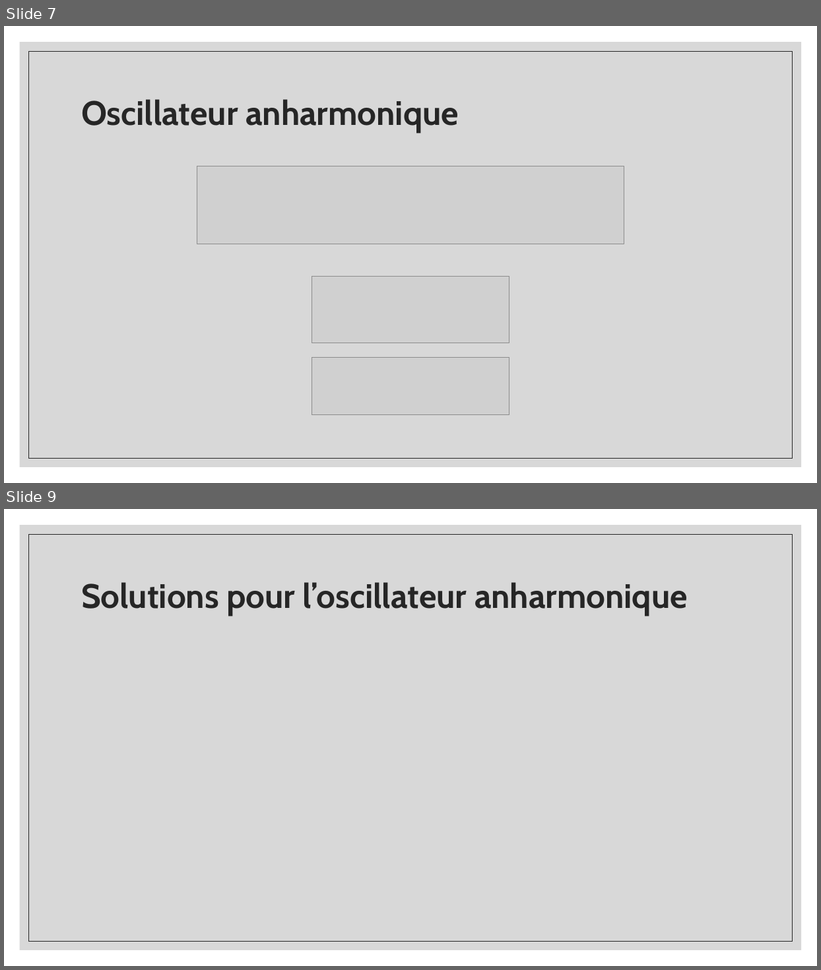
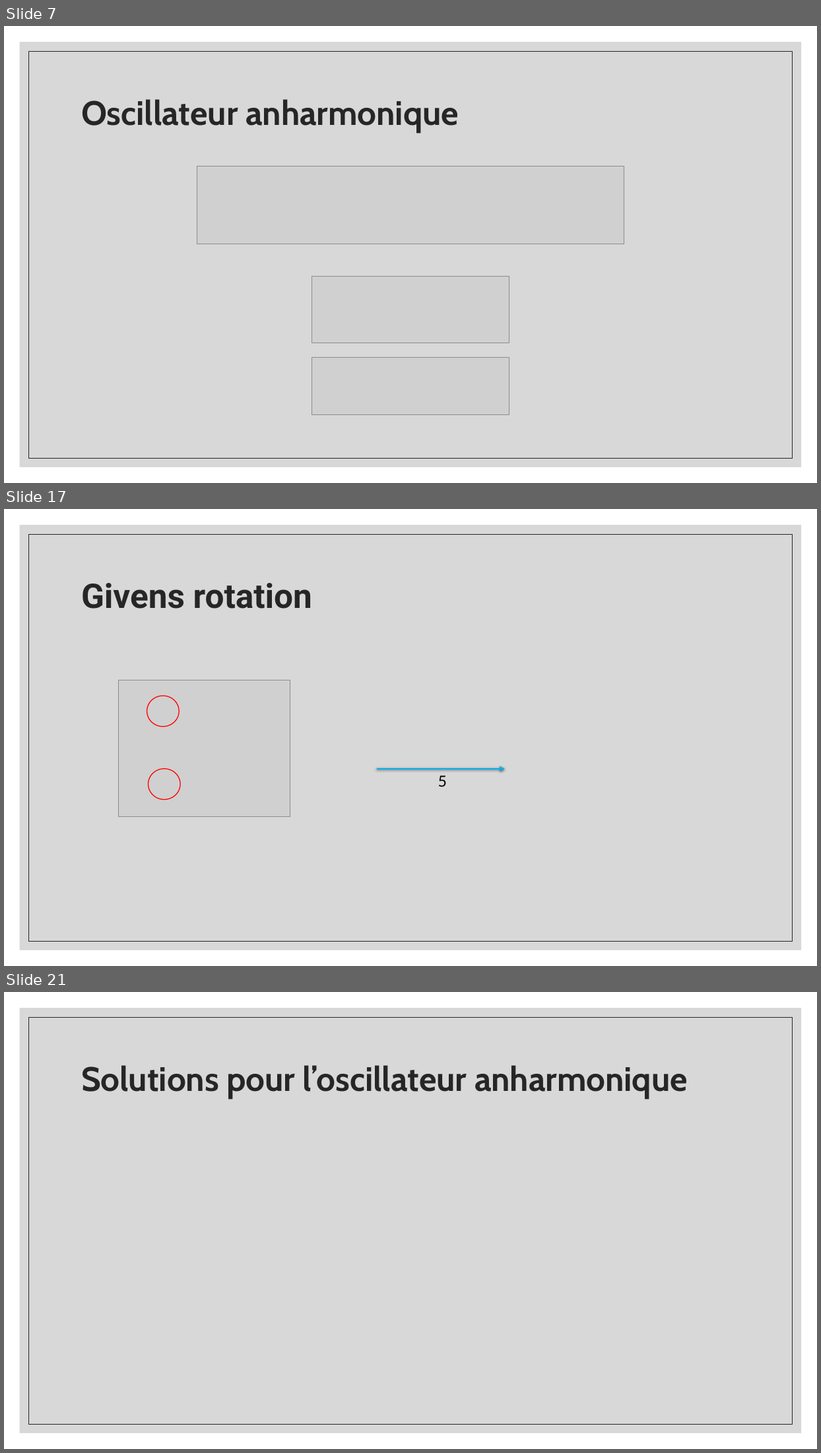
Before and after one commit to gahem1/Physique_Numerique, a slide deck: Solutions d’une équation aux valeurs propres.pptx. Shown one above the other, each under a label of ours: slides 7 and 9 before the commit, slides 7, 17 and 21 after it; the slides between them are not shown. The pictures are 821x970 and 821x1453 pixels, drawn with LibreOffice and Linux fonts; fonts in the diff are those of the drawing; grey boxes stand for pictures. Boxes give left, top, right and bottom in pixels: in the first picture for what was removed or moved away, otherwise in the second. Text is boxed around its words. In the diff, an @@ line names an element or a change of style, - is before the commit and + after.

Commit message:
givens

```diff
--- a/Solutions d’une équation aux valeurs propres.pptx
+++ b/Solutions d’une équation aux valeurs propres.pptx
@@ slide 17 added at [4, 509, 817, 966], background #FFFFFF; not listed: 2 template elements that a slide beside it also shows @@
@@ title added at [81, 583, 312, 609], 40 pt, text #262626, bold @@
+Givens rotation
@@ picture added at [119, 681, 290, 817] @@
@@ ellipse added at [147, 696, 179, 727], outline #FF0000 1 pt @@
@@ ellipse added at [148, 769, 180, 800], outline #FF0000 1 pt @@
@@ arrow added from (377, 769) to (505, 769), #00B0F0 1.5 pt @@
@@ text added at [438, 776, 447, 787], 18 pt, text #000000 @@
+5
@@ what was slide 9 is now slide 21 @@
```
Also in this commit, not shown: 1 slide changed, 11 other slides added.
